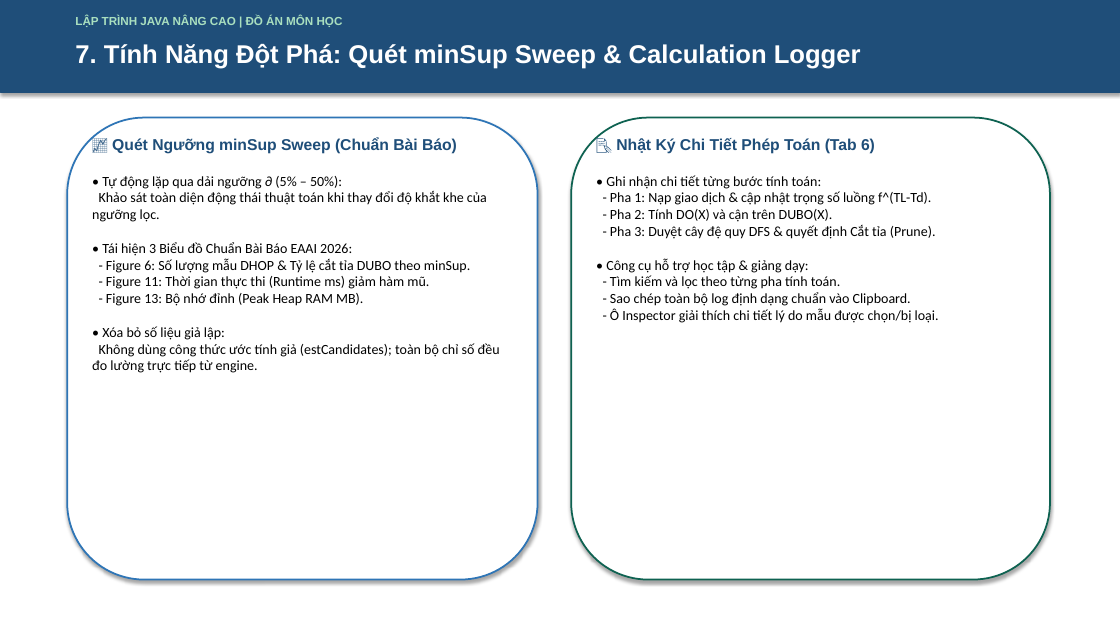
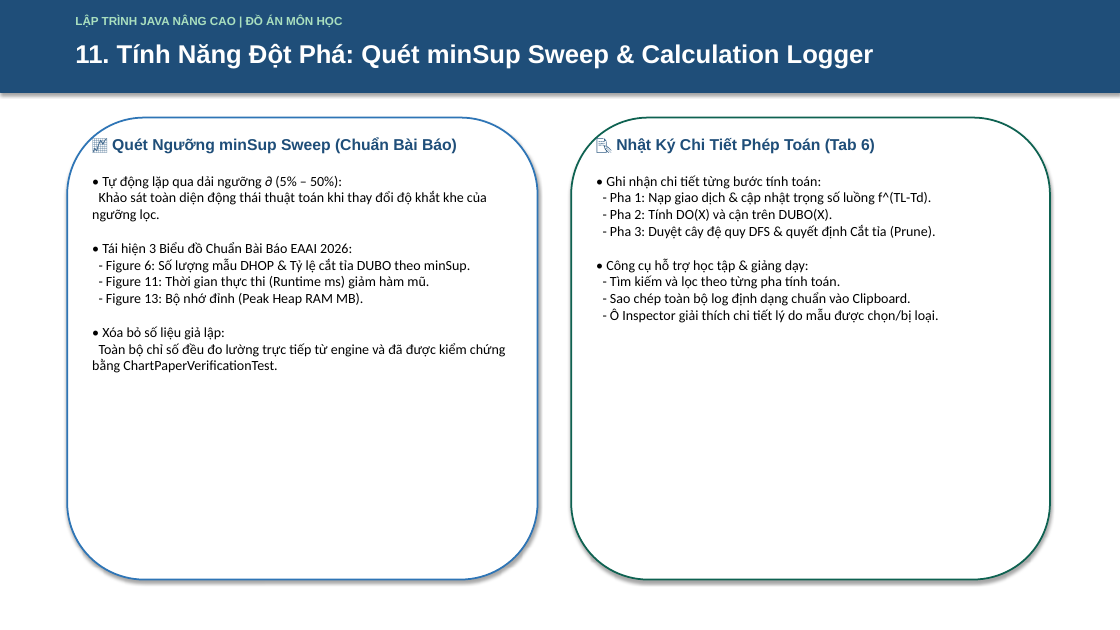
Before and after one commit to 2312741-sudo/javanc, a slide deck: slide 12 of docs/ThuyetTrinh_DeTai_DHOPM_2312741_NguyenThanhTam.pptx (slide 8 before the commit). Drawn at 1120x630 pixels with LibreOffice and Linux fonts; fonts in the diff are those of the drawing. Boxes give left, top, right and bottom in pixels: in the first picture for what was removed or moved away, otherwise in the second. Text is boxed around its words. In the diff, an @@ line names an element or a change of style, - is before the commit and + after.

```diff
--- a/docs/ThuyetTrinh_DeTai_DHOPM_2312741_NguyenThanhTam.pptx
+++ b/docs/ThuyetTrinh_DeTai_DHOPM_2312741_NguyenThanhTam.pptx
@@ text at [75, 44, 874, 69]: text changed @@
-7. Tính Năng Đột Phá: Quét minSup Sweep & Calculation Logger
+11. Tính Năng Đột Phá: Quét minSup Sweep & Calculation Logger
@@ text at [92, 176, 506, 373]: text changed @@
-• Tự động lặp qua dải ngưỡng ∂ (5% – 50%):
-Khảo sát toàn diện động thái thuật toán khi thay đổi độ khắt khe của ngưỡng lọc.
-• Tái hiện 3 Biểu đồ Chuẩn Bài Báo EAAI 2026:
-- Figure 6: Số lượng mẫu DHOP & Tỷ lệ cắt tỉa DUBO theo minSup.
-- Figure 11: Thời gian thực thi (Runtime ms) giảm hàm mũ.
-- Figure 13: Bộ nhớ đỉnh (Peak Heap RAM MB).
-• Xóa bỏ số liệu giả lập:
-Không dùng công thức ước tính giả (estCandidates); toàn bộ chỉ số đều đo lường trực tiếp từ engine.
+• Tự động lặp qua dải ngưỡng ∂ (5% – 50%):
+Khảo sát toàn diện động thái thuật toán khi thay đổi độ khắt khe của ngưỡng lọc.
+• Tái hiện 3 Biểu đồ Chuẩn Bài Báo EAAI 2026:
+- Figure 6: Số lượng mẫu DHOP & Tỷ lệ cắt tỉa DUBO theo minSup.
+- Figure 11: Thời gian thực thi (Runtime ms) giảm hàm mũ.
+- Figure 13: Bộ nhớ đỉnh (Peak Heap RAM MB).
+• Xóa bỏ số liệu giả lập:
+Toàn bộ chỉ số đều đo lường trực tiếp từ engine và đã được kiểm chứng bằng ChartPaperVerificationTest.
```
Also in this commit, not shown: 9 other slides changed, 4 slides added, 1 slide removed, 3 other files.
